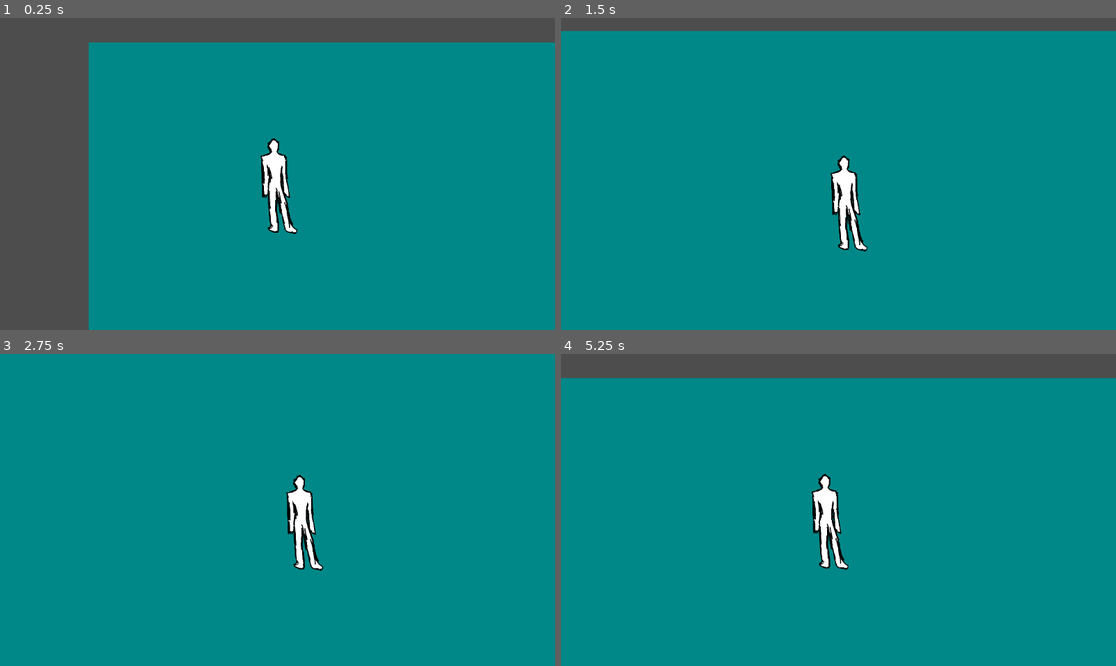
Above: before the commit, frames 1-4 (two rows, left to right).
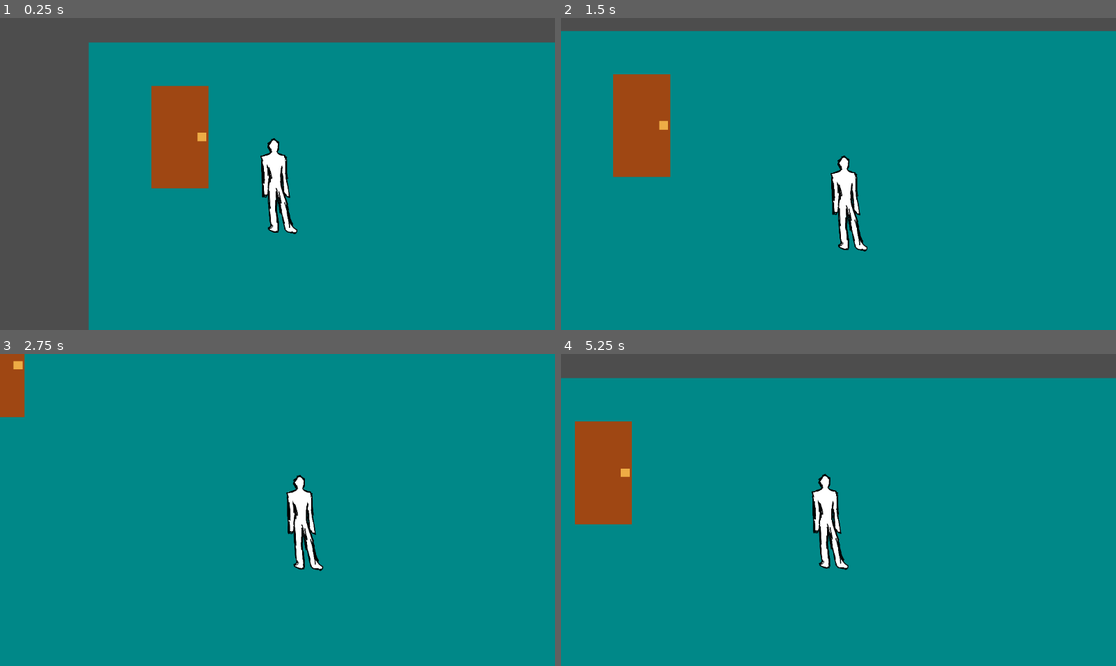
Above: after the commit, the same moments.

Repository: ThiagoAndradeFerraz/Prototype2024
Game: Godot game, scene res://levels/tests/test1.tscn
Two runs of this game, one before a commit and one after it. Both use one fixed random seed, a clock stepped at 60 frames per second and the inputs below. The project has no main scene, so this scene is started directly.
Inputs:
- Up to frame 1 (0.25 s): no input
- Up to frame 2 (1.5 s): tap Enter at 0.5 s; hold D (move_right) 0.53-1.28 s; hold S (move_down) from 1.28 s (still down)
- Up to frame 3 (2.75 s): release S (move_down) at 2.03 s; hold D (move_right) from 2.03 s (still down)
- Up to frame 4 (5.25 s): release D (move_right) at 2.78 s; hold W (move_up) 2.78-3.53 s; hold A (move_left) 3.53-5 s; tap Escape (pause) at 4.15 s; click "RESUME" at 5 s

The runs differ from the first frame. In frame 1, 3.4% of the frame differs, in the area x 27-38%, y 21-55%; in frame 2, 3.4%; in frame 3, 0.9%; in frame 4, 3.4%.

Commit message:
fazendo detecção de porta

Diff:
--- /dev/null
+++ b/entities/door/door.gd
@@ -0,0 +1,24 @@
+extends StaticBody2D
+
+func _ready():
+	pass # Replace with function body.
+
+func _process(_delta):
+	pass
+
+
+func _on_area_2d_body_entered(body:Node2D):
+
+
+	pass # Replace with function body.
+
+
+func _on_area_2d_area_entered(area:Area2D):
+
+	print("aaa")
+
+	if(area.is_in_group("player")):
+		print("aaaa")
+
+
+	pass # Replace with function body.
--- a/entities/player/player.tscn
+++ b/entities/player/player.tscn
@@ -1,13 +1,16 @@
-[gd_scene load_steps=5 format=3 uid="uid://gmajxo6xnsp7"]
+[gd_scene load_steps=6 format=3 uid="uid://gmajxo6xnsp7"]
 
 [ext_resource type="Script" path="res://entities/player/scripts/player.gd" id="1_65tij"]
 [ext_resource type="Texture2D" uid="uid://dc6s3tatmiukq" path="res://entities/player/sprites/player_prot_R_1.png" id="1_v8jxp"]
 [ext_resource type="Script" path="res://entities/player/scripts/controls.gd" id="3_yx1fn"]
 
 [sub_resource type="RectangleShape2D" id="RectangleShape2D_p8c1o"]
-size = Vector2(72, 184)
+size = Vector2(40, 40)
 
-[node name="Player" type="CharacterBody2D"]
+[sub_resource type="RectangleShape2D" id="RectangleShape2D_vhes4"]
+size = Vector2(64, 192)
+
+[node name="Player" type="CharacterBody2D" groups=["player"]]
 script = ExtResource("1_65tij")
 
 [node name="Sprite" type="Sprite2D" parent="."]
@@ -16,7 +19,7 @@
 texture = ExtResource("1_v8jxp")
 
 [node name="CollisionShape2D" type="CollisionShape2D" parent="."]
-position = Vector2(-4, 28)
+position = Vector2(4, 100)
 shape = SubResource("RectangleShape2D_p8c1o")
 
 [node name="Controls" type="Node" parent="."]
@@ -24,3 +27,9 @@
 
 [node name="Camera2D" type="Camera2D" parent="."]
 position_smoothing_enabled = true
+
+[node name="Area2D - for detection" type="Area2D" parent="." groups=["player"]]
+
+[node name="CollisionShape2D" type="CollisionShape2D" parent="Area2D - for detection"]
+position = Vector2(0, 24)
+shape = SubResource("RectangleShape2D_vhes4")
--- a/levels/tests/pause_system.gd
+++ /dev/null
@@ -1,21 +0,0 @@
-extends Control
-
-func _ready():
-	#$".".visible = false
-	pass
-
-func _process(_delta) -> void:
-
-	if(Input.is_action_just_pressed("pause")):
-		pause_game()
-
-func pause_game() -> void:
-
-	var isPaused : bool = get_tree().paused
-
-	if(not isPaused):
-		$".".show()
-	else:
-		$".".hide()
-
-	#get_tree().paused = not isPaused
--- a/levels/tests/test1.tscn
+++ b/levels/tests/test1.tscn
@@ -1,6 +1,13 @@
-[gd_scene load_steps=2 format=3 uid="uid://bobra2wgp1ay2"]
+[gd_scene load_steps=5 format=3 uid="uid://bobra2wgp1ay2"]
 
 [ext_resource type="PackedScene" uid="uid://gmajxo6xnsp7" path="res://entities/player/player.tscn" id="1_tfhi3"]
+[ext_resource type="Script" path="res://entities/door/door.gd" id="1_w3het"]
+
+[sub_resource type="RectangleShape2D" id="RectangleShape2D_p0ag8"]
+size = Vector2(116, 211)
+
+[sub_resource type="RectangleShape2D" id="RectangleShape2D_l8l1i"]
+size = Vector2(151, 214)
 
 [node name="Test1" type="Node"]
 
@@ -11,7 +18,37 @@
 offset_bottom = 826.0
 color = Color(0, 0.533333, 0.533333, 1)
 
+[node name="Door" type="StaticBody2D" parent="."]
+script = ExtResource("1_w3het")
+
+[node name="visuals" type="Node" parent="Door"]
+
+[node name="ColorRect" type="ColorRect" parent="Door/visuals"]
+offset_right = 156.0
+offset_bottom = 254.0
+scale = Vector2(0.76, 0.84)
+color = Color(0.623529, 0.278431, 0.0745098, 1)
+
+[node name="ColorRect" type="ColorRect" parent="Door/visuals/ColorRect"]
+layout_mode = 0
+offset_left = 126.0
+offset_top = 116.0
+offset_right = 150.0
+offset_bottom = 137.0
+color = Color(0.933333, 0.67451, 0.270588, 1)
+
+[node name="CollisionShape2D" type="CollisionShape2D" parent="Door"]
+position = Vector2(58, 106.5)
+shape = SubResource("RectangleShape2D_p0ag8")
+
+[node name="Area2D" type="Area2D" parent="Door"]
+
+[node name="CollisionShape2D" type="CollisionShape2D" parent="Door/Area2D"]
+position = Vector2(59.5, 97)
+shape = SubResource("RectangleShape2D_l8l1i")
+
 [node name="Player" parent="." instance=ExtResource("1_tfhi3")]
 position = Vector2(262, 183)
 
-[node name="Door" type="Node" parent="."]
+[connection signal="area_entered" from="Door/Area2D" to="Door" method="_on_area_2d_area_entered"]
+[connection signal="body_entered" from="Door/Area2D" to="Door" method="_on_area_2d_body_entered"]
